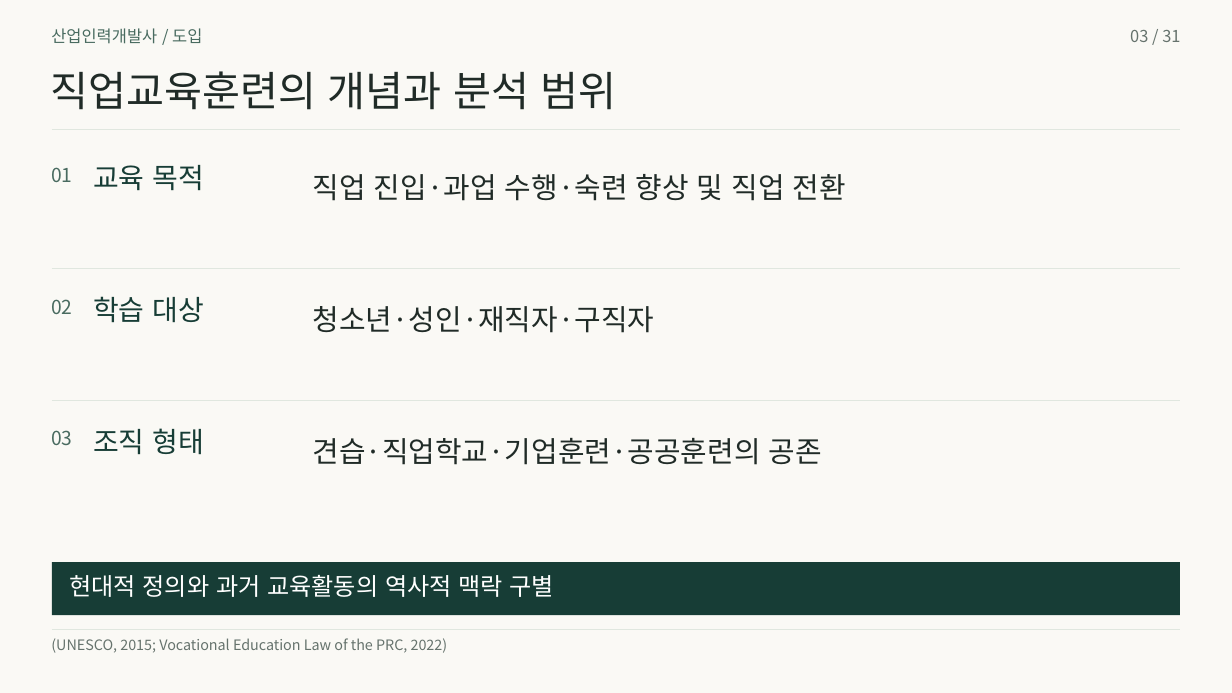
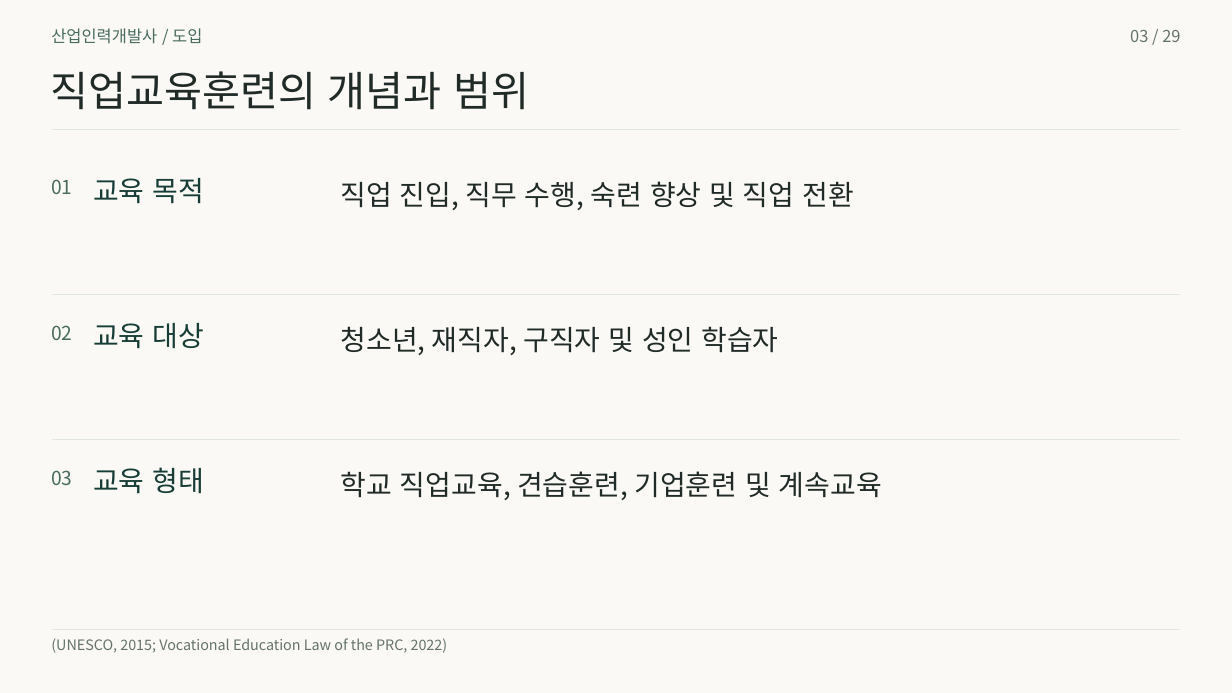
Before and after one commit to 01Chungee10/vet-history-rehearsal, a slide deck: slide 3 of au-cn-2026/presentation.pptx. Drawn at 1232x693 pixels with LibreOffice and Linux fonts; fonts in the diff are those of the drawing. Boxes give left, top, right and bottom in pixels: in the first picture for what was removed or moved away, otherwise in the second. Text is boxed around its words. In the diff, an @@ line names an element or a change of style, - is before the commit and + after.

```diff
--- a/au-cn-2026/presentation.pptx
+++ b/au-cn-2026/presentation.pptx
@@ text at [1130,30,1180,42]: text changed @@
-03 / 31
+03 / 29
@@ text at [50,71,529,110]: text changed @@
-직업교육훈련의 개념과 분석 범위
+직업교육훈련의 개념과 범위
@@ text "01": place and size @@
-text "01" at [51,167,72,182]
+text "01" at [51,179,72,194]
@@ text "교육 목적": place and size @@
-text "교육 목적" at [93,165,204,191]
+text "교육 목적" at [93,178,204,204]
@@ text at [341,181,853,210]: text changed; size 22.5 to 21.8 pt @@
-직업 진입·과업 수행·숙련 향상 및 직업 전환
+직업 진입, 직무 수행, 숙련 향상 및 직업 전환
@@ freeform shape: place and size @@
-freeform shape at [52,269,1180,270]
+freeform shape at [52,295,1180,296]
@@ text "02": place and size @@
-text "02" at [51,299,72,314]
+text "02" at [51,325,72,340]
@@ text at [93,323,204,349]: text changed @@
-학습 대상
+교육 대상
@@ text at [341,326,778,355]: text changed; size 22.5 to 21.8 pt @@
-청소년·성인·재직자·구직자
+청소년, 재직자, 구직자 및 성인 학습자
@@ freeform shape: place and size @@
-freeform shape at [52,400,1180,401]
+freeform shape at [52,440,1180,441]
@@ text removed at [313,438,822,465] @@
-견습·직업학교·기업훈련·공공훈련의 공존
@@ text "03": place and size @@
-text "03" at [51,430,72,445]
+text "03" at [51,470,72,485]
@@ text at [93,467,204,494]: text changed @@
-조직 형태
+교육 형태
@@ text added at [341,471,882,500], 21.8 pt, text #202B27 @@
+학교 직업교육, 견습훈련, 기업훈련 및 계속교육
@@ rectangle removed at [52,562,1180,615] @@
@@ text removed at [69,575,554,597] @@
-현대적 정의와 과거 교육활동의 역사적 맥락 구별
```
Also in this commit, not shown: 25 other slides changed, 3 slides added, 5 slides removed, 35 other files.
